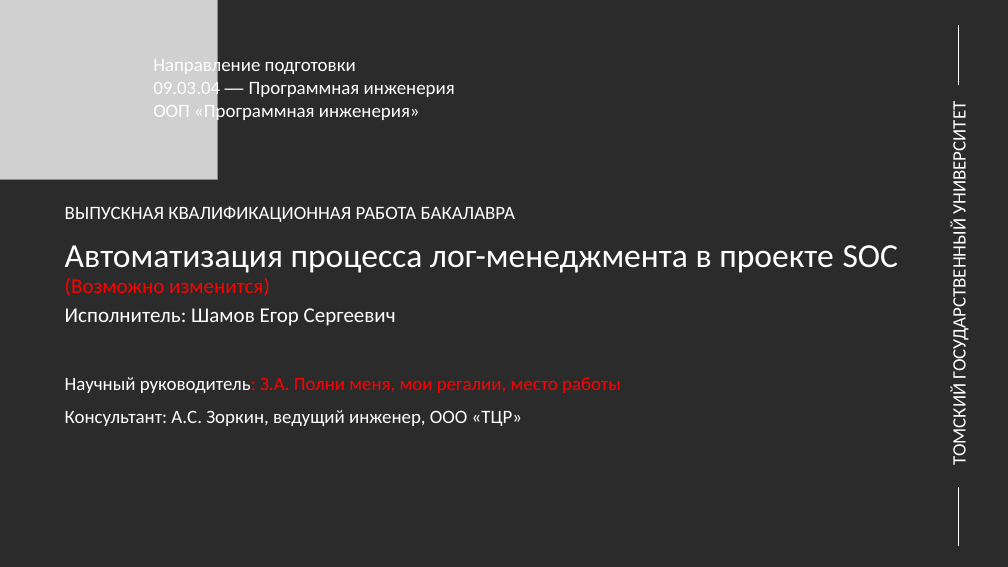
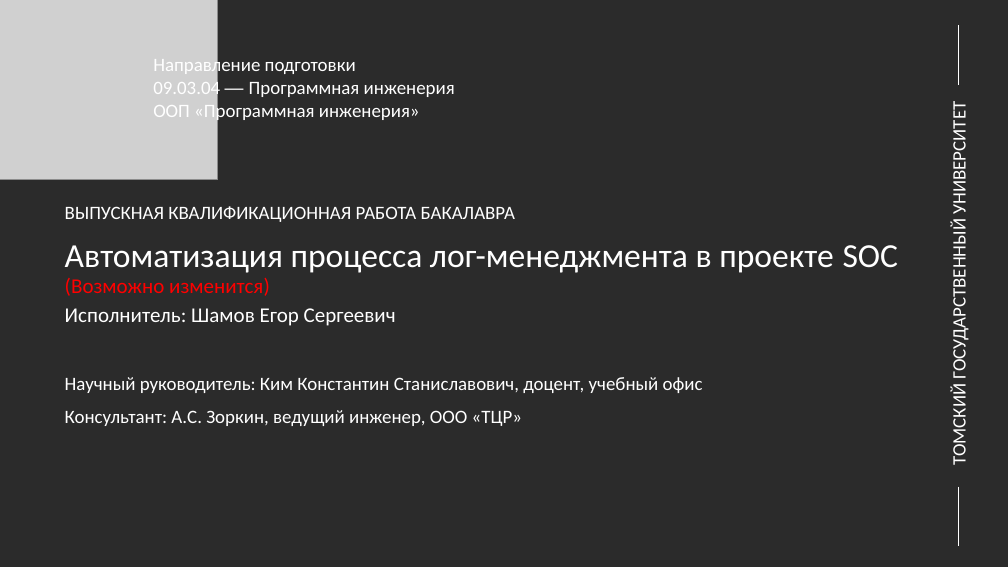
Before and after one commit to shameoff/GraduateWork, a slide deck: slide 1 of Презентация ВКР (в шаблоне).pptx. Drawn at 1008x567 pixels with LibreOffice and Linux fonts; fonts in the diff are those of the drawing; grey boxes stand for pictures; background and template pictures are left out; a plain dark background stands for a picture behind light text. Boxes give left, top, right and bottom in pixels: in the first picture for what was removed or moved away, otherwise in the second. Text is boxed around its words. In the diff, an @@ line names an element or a change of style, - is before the commit and + after.

```diff
--- a/Презентация ВКР (в шаблоне).pptx
+++ b/Презентация ВКР (в шаблоне).pptx
@@ text at <box>65,377,703,393</box>: text changed; text colour #FF0000 to #FFFFFF @@
-Научный руководитель: З.А. Полни меня, мои регалии, место работы
+Научный руководитель: Ким Константин Станиславович, доцент, учебный офис
```
Also in this commit, not shown: 14 other slides changed, 2 slides added, 1 slide removed.
